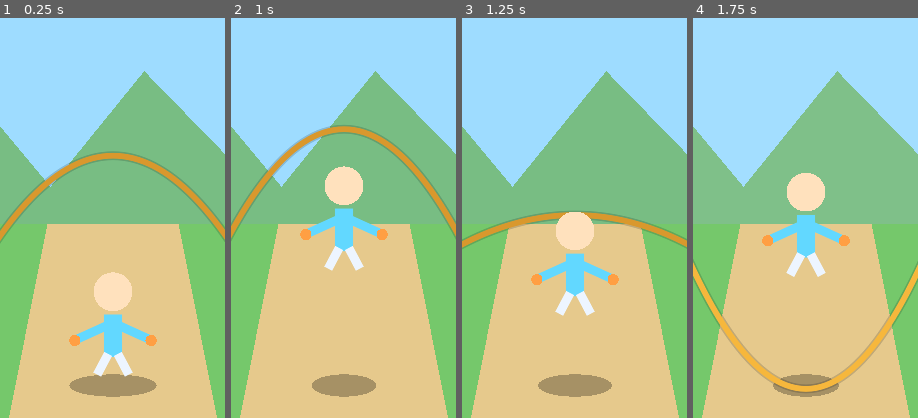
Above: before the commit, frames 1-4 (left to right).
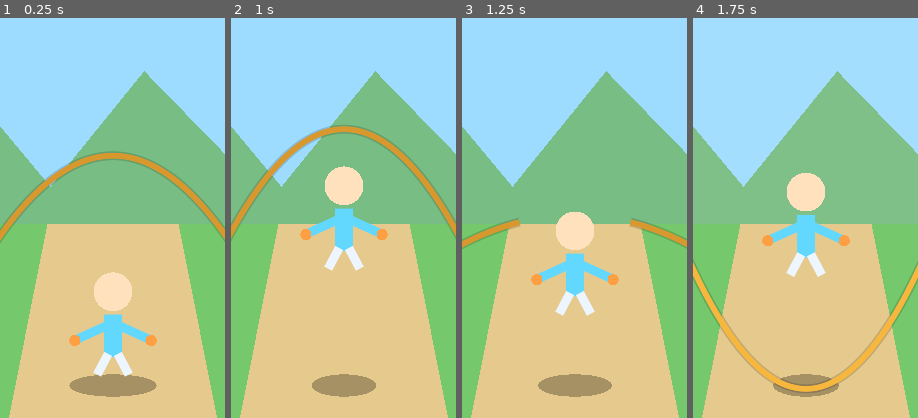
Above: after the commit, the same moments.

Repository: eunchan4490-star/Rope-King
Game: Godot game, scene res://main.tscn
Same seed, same stepped clock (60 frames per second), same inputs: the game is played once before the commit and once after it.
Inputs (mouse positions are % of the whole screen's width and height, from its top left):
- Up to frame 1 (0.25 s): no input
- Up to frame 2 (1 s): move the mouse to (72, 45) at 0.52 s; hold Space (jump) from 0.53 s (still down); click (72, 45) at 0.67 s
- Up to frame 3 (1.25 s): keep holding Space (jump)
- Up to frame 4 (1.75 s): move the mouse to (30, 55) at 1.27 s; release Space (jump) at 1.28 s; tap Space (jump) at 1.35, 1.52 s; click (30, 55) at 1.42 s
The pictures show only the part of the screen within x 25-75%, y 25-75%; the shares and areas given below are measured in that part.

Frames 1-2 are identical in both runs. In frame 3, 0.9% of the frame differs, in the area x 25-76%, y 48-52%; in frame 4, nothing differs.

Commit message:
feat: add variable rope rhythm patterns

Diff:
--- a/scripts/main.gd
+++ b/scripts/main.gd
@@ -12,6 +12,8 @@
 const ROPE_CROSSING_ANGLE := 0.84
 const JUMP_CUE_SECONDS := 0.34
 const REQUIRED_JUMP_HEIGHT := 36.0
+const CHALLENGE_START_SCORE := 4
+const MAX_PATTERN_SPEED := 6.2
 
 var score := 0
 var best_score := 0
@@ -23,6 +25,7 @@
 var jump_started_in_cue := false
 var accepting_input := true
 var game_over := false
+var challenge_pattern := 0
 var flash_time := 0.0
 var message := "줄이 빨간색일 때 점프!"
 var message_color := Color.WHITE
@@ -36,7 +39,7 @@
 func _process(delta: float) -> void:
 	var previous_rope_angle := rope_angle
 	if not game_over:
-		rope_angle = fposmod(rope_angle + rope_speed * delta, TAU)
+		rope_angle = fposmod(rope_angle + _effective_rope_speed() * delta, TAU)
 	if is_jumping:
 		jump_velocity += 1900.0 * delta
 		jump_height += jump_velocity * delta
@@ -79,7 +82,8 @@
 		score += 1
 		best_score = maxi(best_score, score)
 		rope_speed = minf(BASE_ROPE_SPEED + score * 0.075, MAX_ROPE_SPEED)
-		message = "좋아요!  +1"
+		_update_challenge_pattern()
+		message = "다음 · %s" % _challenge_name() if challenge_pattern > 0 else "좋아요!  +1"
 		message_color = Color("73f7b4")
 		flash_time = 0.22
 		jump_started_in_cue = false
@@ -101,6 +105,7 @@
 	jump_started_in_cue = false
 	accepting_input = true
 	game_over = false
+	challenge_pattern = 0
 	message = "줄이 빨간색일 때 점프!"
 	message_color = Color.WHITE
 
@@ -163,10 +168,31 @@
 	var rope_color := Color("ff334f") if show_jump_cue else Color("f6b73c")
 	if _rope_is_behind() and not show_jump_cue:
 		rope_color = Color("d9982d")
-	draw_polyline(points, Color(0, 0, 0, 0.16), 13.0, true)
-	draw_polyline(points, rope_color, 8.0, true)
+	_draw_rope_polyline(points, Color(0, 0, 0, 0.16), 13.0)
+	_draw_rope_polyline(points, rope_color, 8.0)
 	draw_circle(LEFT_HAND, 7.0, Color("f6b73c"))
 	draw_circle(RIGHT_HAND, 7.0, Color("f6b73c"))
+
+
+func _draw_rope_polyline(points: PackedVector2Array, color: Color, width: float) -> void:
+	if not _rope_is_behind():
+		draw_polyline(points, color, width, true)
+		return
+
+	# Hide the rear rope anywhere it overlaps the player's full silhouette.
+	# This prevents it from showing through gaps between the body and limbs.
+	var player_position := Vector2(PLAYER_X, PLAYER_GROUND_Y + jump_height)
+	var player_occlusion := Rect2(player_position + Vector2(-82.0, -176.0), Vector2(164.0, 200.0))
+	var visible_segment := PackedVector2Array()
+	for point in points:
+		if player_occlusion.has_point(point):
+			if visible_segment.size() >= 2:
+				draw_polyline(visible_segment, color, width, true)
+			visible_segment = PackedVector2Array()
+		else:
+			visible_segment.append(point)
+	if visible_segment.size() >= 2:
+		draw_polyline(visible_segment, color, width, true)
 
 
 func _rope_is_behind() -> bool:
@@ -178,6 +204,42 @@
 		return false
 	var seconds_until_crossing := fposmod(ROPE_CROSSING_ANGLE - rope_angle, TAU) / rope_speed
 	return seconds_until_crossing <= JUMP_CUE_SECONDS
+
+
+func _effective_rope_speed() -> float:
+	# Keep a stable, fair speed throughout the red input window.
+	if challenge_pattern == 0 or _is_jump_cue():
+		return rope_speed
+
+	var speed_multiplier := 1.0
+	match challenge_pattern:
+		1: # Off-beat: linger behind the player, then catch up in front.
+			speed_multiplier = 0.58 if _rope_is_behind() else 1.18
+		2: # Burst: a slow wind-up followed by a sudden approach.
+			var distance_to_crossing := fposmod(ROPE_CROSSING_ANGLE - rope_angle, TAU)
+			var burst_start_distance := rope_speed * JUMP_CUE_SECONDS + 0.75
+			speed_multiplier = 1.48 if distance_to_crossing < burst_start_distance else 0.72
+		3: # Wave: repeatedly changes tempo during one turn.
+			speed_multiplier = 0.78 + 0.42 * (0.5 + 0.5 * sin(rope_angle * 3.0))
+	return minf(rope_speed * speed_multiplier, MAX_PATTERN_SPEED)
+
+
+func _update_challenge_pattern() -> void:
+	if score < CHALLENGE_START_SCORE:
+		challenge_pattern = 0
+	else:
+		challenge_pattern = 1 + posmod(score - CHALLENGE_START_SCORE, 3)
+
+
+func _challenge_name() -> String:
+	match challenge_pattern:
+		1:
+			return "엇박자"
+		2:
+			return "급가속"
+		3:
+			return "물결 리듬"
+	return "기본 리듬"
 
 
 func _angle_crossed(previous_angle: float, current_angle: float, target_angle: float) -> bool:
@@ -230,6 +292,8 @@
 	draw_string(font, Vector2(42, 82), "줄넘킹", HORIZONTAL_ALIGNMENT_LEFT, -1, 34, Color("91a4cc"))
 	draw_string(font, Vector2(42, 158), str(score), HORIZONTAL_ALIGNMENT_LEFT, -1, 76, Color.WHITE)
 	draw_string(font, Vector2(480, 83), "BEST  %d" % best_score, HORIZONTAL_ALIGNMENT_LEFT, -1, 26, Color("ffd166"))
+	if challenge_pattern > 0 and not game_over:
+		draw_string(font, Vector2(0, 225), "패턴 · %s" % _challenge_name(), HORIZONTAL_ALIGNMENT_CENTER, DESIGN_SIZE.x, 27, Color("fff0a6"))
 	draw_string(font, Vector2(0, 1120), message, HORIZONTAL_ALIGNMENT_CENTER, DESIGN_SIZE.x, 31, message_color)
 	var control_text := "화면을 눌러 다시 시작" if game_over else "화면 터치 · 마우스 클릭 · SPACE"
 	draw_string(font, Vector2(0, 1190), control_text, HORIZONTAL_ALIGNMENT_CENTER, DESIGN_SIZE.x, 22, Color("8293b7"))
Not shown, changed: README.md
